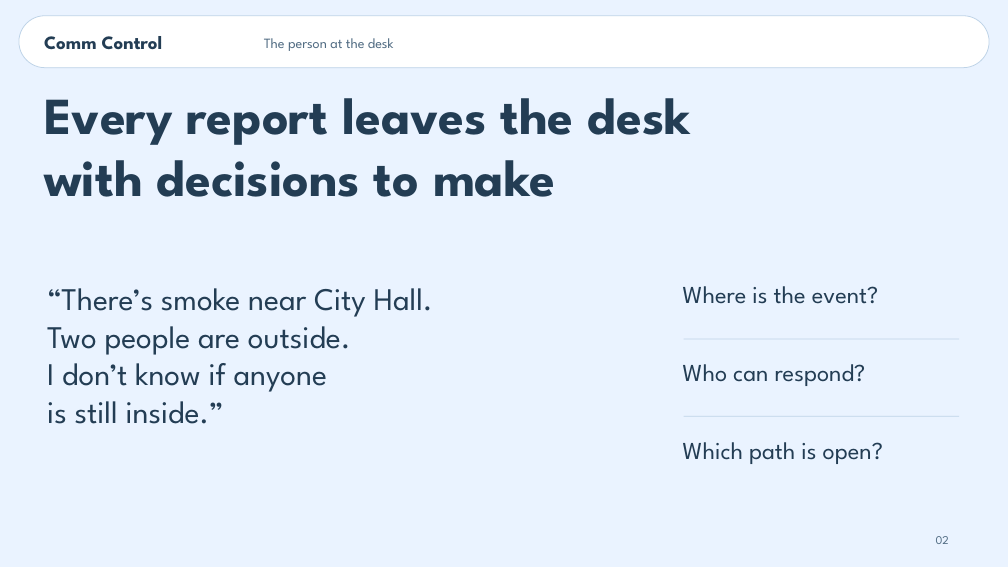
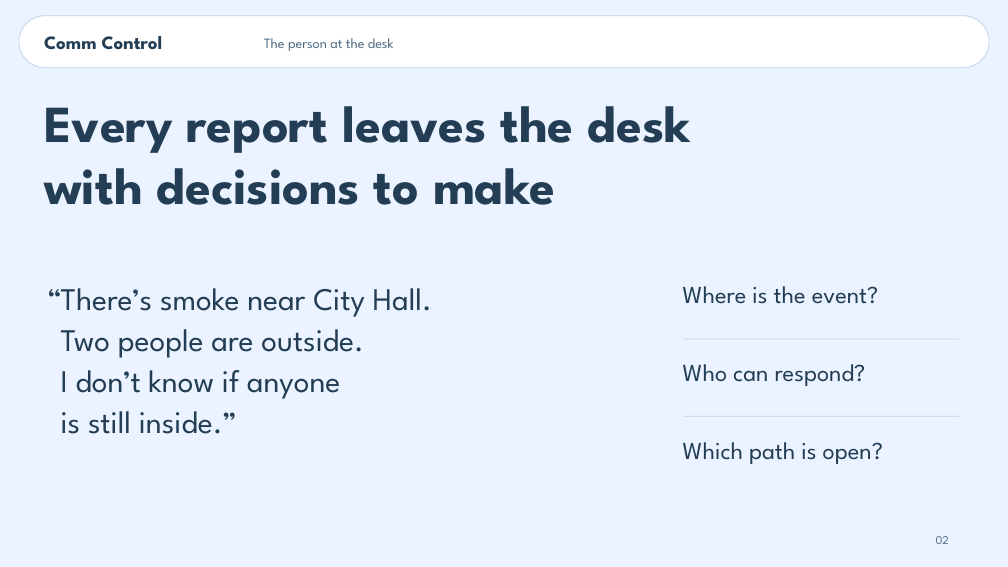
Before and after one commit to mihirduvedi/comm-control, a slide deck: slide 2 of presentation/Comm_Control_Pitch.pptx. Drawn at 1008x567 pixels with LibreOffice and Linux fonts; fonts in the diff are those of the drawing. Boxes give left, top, right and bottom in pixels: in the first picture for what was removed or moved away, otherwise in the second. Text is boxed around its words. In the diff, an @@ line names an element or a change of style, - is before the commit and + after.

```diff
--- a/presentation/Comm_Control_Pitch.pptx
+++ b/presentation/Comm_Control_Pitch.pptx
@@ text "Every report leaves the desk" moved from (x1=44, y1=98, x2=691, y2=197) to (x1=44, y1=106, x2=691, y2=205) @@
@@ text at (x1=47, y1=288, x2=433, y2=355): paragraphs removed @@
-“There’s smoke near City Hall.
-Two people are outside.
@@ text added at (x1=47, y1=279, x2=70, y2=326), 30 pt, text #233D54 @@
+“
@@ text added at (x1=61, y1=329, x2=364, y2=358), 30 pt, text #233D54 @@
+Two people are outside.
@@ text "I don’t know if anyone" moved from (x1=47, y1=288, x2=433, y2=424) to (x1=61, y1=370, x2=340, y2=399) @@
@@ text at (x1=47, y1=401, x2=224, y2=424): paragraph removed @@
-is still inside.”
@@ text added at (x1=61, y1=411, x2=237, y2=434), 30 pt, text #233D54 @@
+is still inside.”
```
Also in this commit, not shown: 8 other slides changed, 2 other files.
